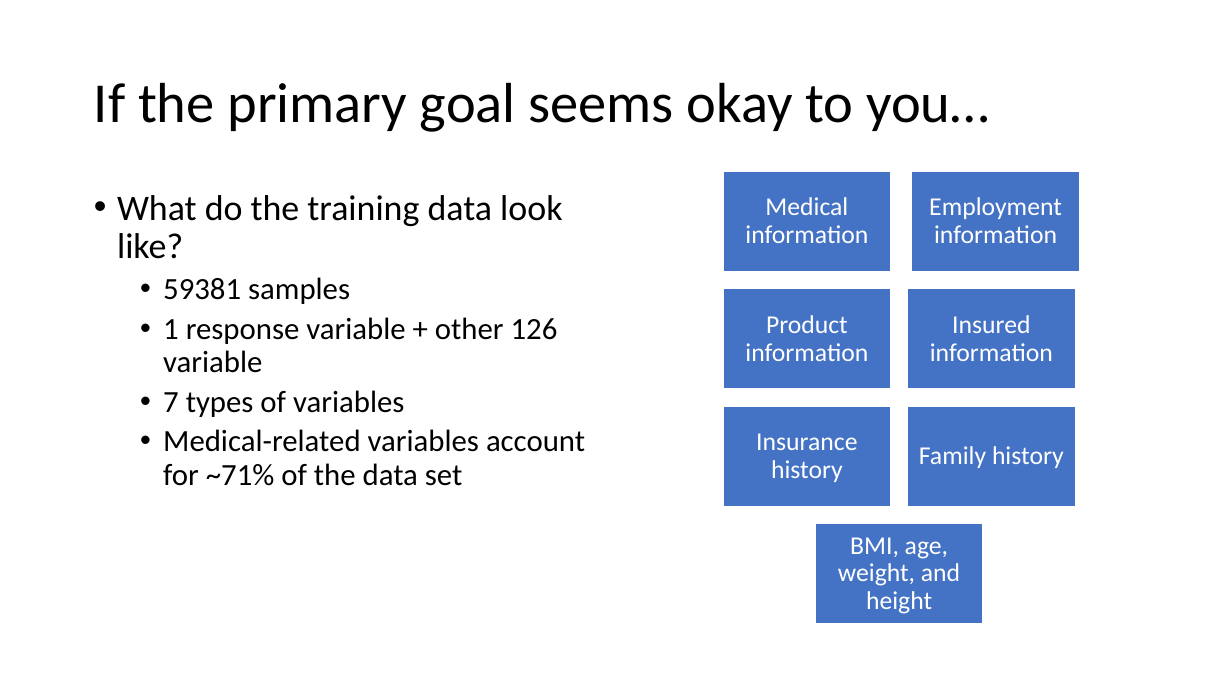
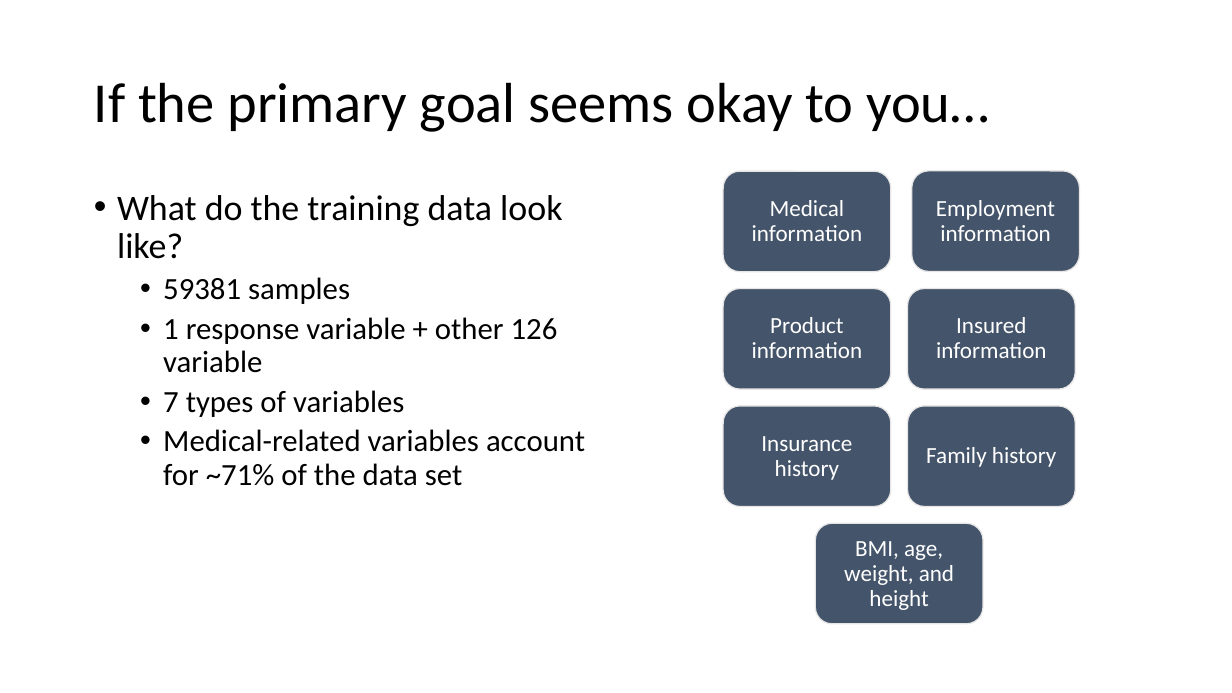
Before and after one commit to m2ng/hangseng-case, a slide deck: slide 6 of slides/hangseng_interview.pptx. Drawn at 1232x693 pixels with LibreOffice and Linux fonts; fonts in the diff are those of the drawing. Boxes give left, top, right and bottom in pixels: in the first picture for what was removed or moved away, otherwise in the second. Text is boxed around its words. In the diff, an @@ line names an element or a change of style, - is before the commit and + after.

```diff
--- a/slides/hangseng_interview.pptx
+++ b/slides/hangseng_interview.pptx
@@ size 20 to 18 pt in 7 elements at box(752, 200, 863, 241), box(752, 317, 863, 358), box(761, 436, 852, 480), box(936, 200, 1055, 241), box(844, 541, 954, 610), box(936, 317, 1047, 358), box(926, 447, 1056, 467) @@
@@ group removed at box(724, 171, 1080, 624): 7 rectangles @@
@@ group added at box(724, 171, 1080, 624): 7 rounded rectangles @@
```
Also in this commit, not shown: 4 other slides changed, 2 slides added.
